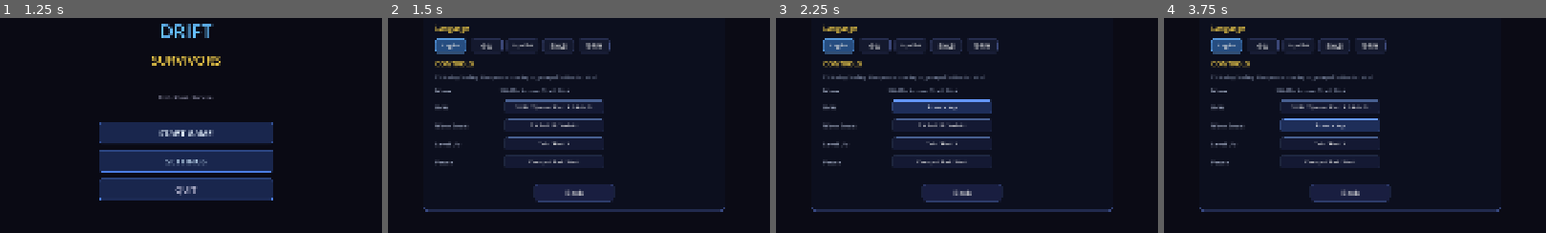
Above: before the commit, frames 1-4 (left to right).
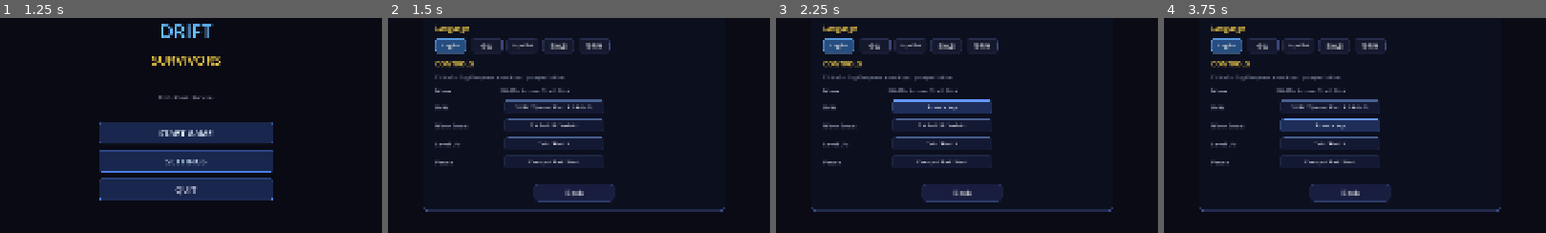
Above: after the commit, the same moments.

Repository: liuchangchangchang/drift-survivors
Game: Godot game, scene res://scenes/ui/epilepsy_warning.tscn
The game is run twice, just before and just after one commit, with the same random seed, the same clock (stepped at 60 frames per second) and the same inputs.
Inputs:
- Up to frame 1 (1.25 s): click "I Understand - Continue" at 0.5 s
- Up to frame 2 (1.5 s): click "SETTINGS" at 1.25 s
- Up to frame 3 (2.25 s): click "Shift / Space / Pad: A / Axis…" at 2 s
- Up to frame 4 (3.75 s): click "... Press a key ..." at 2.75 s; click "E / Pad: B / Axis4+" at 3.5 s
The pictures show only the part of the screen within x 26-76%, y 29-79%; the shares and areas given below are measured in that part.

Frame 1 is identical in both runs. In frame 2, 0.3% of the frame differs, in the area x 16-55%, y 26-30%; in frame 3, 0.3%; in frame 4, 0.3%.

Commit message:
fix: wave 2 brightness bug + complete localization coverage
1. Fix brightness on wave 2:
   - Root cause: GameManager.close_shop() called twice (from both
     shop_screen_ui._on_continue and game_arena._on_shop_closed)
   - This double-incremented wave counter and caused state issues
   - Fix: removed duplicate call from shop_screen_ui

2. Complete localization for all remaining screens:
   - HUD: HP/XP/MAT/N2O/DRIFT/SPD labels → translation keys
   - Car select: stat labels use tr() (HP/SPEED/ACCEL/NITRO/ARMOR/SLOTS)
   - Weapon select: stat labels use tr() (DMG/RATE/RANGE/PIERCE/KB)
   - Level-up screen: default title → LEVELUP_TITLE key
   - Shop screen: Reroll/Continue buttons → translation keys
   - Settings UI: all text uses tr() (Move/Drift/Nitro/Pause/hints)
   - Added 20 new translation keys to CSV (all 5 languages)

Co-Authored-By: Claude Opus 4.6 (1M context) <noreply@anthropic.com>

Diff:
--- a/data/translations.csv
+++ b/data/translations.csv
@@ -41,3 +41,22 @@
 WARNING_BODY,"A very small percentage of people may experience seizures when exposed to certain light patterns or flash …(1281 unchanged characters)…
 WARNING_CONTINUE,I Understand - Continue,我已了解 - 继续,Entendido - Continuar,了解しました - 続行,이해했습니다 - 계속
 WARNING_LABEL,WARNING,警告,ADVERTENCIA,警告,경고
+SETTINGS_REBIND_HINT,Click a binding then press a new key or gamepad button.,点击绑定然后按下新的键或手柄按钮。,Haz clic en un enlace y presiona una nueva tecla.,バインドをクリックして新しいキーを押してください。,바인딩을 클릭한 후 새 키를 누르세요.
+SETTINGS_MOVE,Move,移动,Mover,移動,이동
+SETTINGS_MOVE_KEYS,WASD / Arrows / Left Stick,WASD / 方向键 / 左摇杆,WASD / Flechas / Stick Izq.,WASD / 矢印 / 左スティック,WASD / 방향키 / 왼쪽 스틱
+SETTINGS_DRIFT,Drift,漂移,Derrape,ドリフト,드리프트
+SETTINGS_NITRO,Nitro Boost,氮气加速,Turbo Nitro,ナイトロ,니트로 부스트
+SETTINGS_LEVELUP,Level Up,升级,Subir nivel,レベルアップ,레벨 업
+SETTINGS_PAUSE,Pause,暂停,Pausa,ポーズ,일시정지
+SETTINGS_PRESS_KEY,... Press a key ...,... 按下一个键 ...,... Presiona una tecla ...,... キーを押してください ...,... 키를 누르세요 ...
+STATS_HP,HP: %d,生命: %d,Vida: %d,HP: %d,HP: %d
+STATS_SPEED,SPEED: %d,速度: %d,VEL: %d,速度: %d,속도: %d
+STATS_ACCEL,ACCEL: %d,加速: %d,ACEL: %d,加速: %d,가속: %d
+STATS_NITRO,NITRO: %d,氮气: %d,NITRO: %d,ナイトロ: %d,니트로: %d
+STATS_ARMOR,ARMOR: %d,护甲: %d,ARM: %d,装甲: %d,방어: %d
+STATS_SLOTS,SLOTS: %d,槽位: %d,RANURAS: %d,スロット: %d,슬롯: %d
+STATS_DMG,DMG: %d,伤害: %d,DAÑO: %d,DMG: %d,공격: %d
+STATS_FIRERATE,RATE: %.2f,射速: %.2f,CADENCIA: %.2f,連射: %.2f,연사: %.2f
+STATS_RANGE,RANGE: %d,射程: %d,ALCANCE: %d,射程: %d,사거리: %d
+STATS_PIERCING,PIERCE: %d,穿透: %d,PERFORACIÓN: %d,貫通: %d,관통: %d
+STATS_KNOCKBACK,KB: %.1f,击退: %.1f,RETROCESO: %.1f,ノックバック: %.1f,넉백: %.1f
--- a/scenes/game/hud.tscn
+++ b/scenes/game/hud.tscn
@@ -46,7 +46,7 @@
 layout_mode = 2
 theme_override_colors/font_color = Color(1, 0.3, 0.3, 1)
 theme_override_font_sizes/font_size = 18
-text = "HP"
+text = "HUD_HP"
 
 [node name="HPBar" type="ProgressBar" parent="TopBar/HBox"]
 layout_mode = 2
@@ -68,7 +68,7 @@
 layout_mode = 2
 theme_override_colors/font_color = Color(0.5, 0.9, 0.3, 1)
 theme_override_font_sizes/font_size = 18
-text = "XP"
+text = "HUD_XP"
 
 [node name="XPBar" type="ProgressBar" parent="TopBar/HBox"]
 layout_mode = 2
@@ -114,7 +114,7 @@
 layout_mode = 2
 theme_override_colors/font_color = Color(0.3, 0.9, 0.4, 1)
 theme_override_font_sizes/font_size = 18
-text = "MAT"
+text = "HUD_MAT"
 
 [node name="MaterialLabel" type="Label" parent="BottomBar/HBox"]
 layout_mode = 2
@@ -129,7 +129,7 @@
 layout_mode = 2
 theme_override_colors/font_color = Color(0.3, 0.7, 1, 1)
 theme_override_font_sizes/font_size = 18
-text = "N2O"
+text = "HUD_N2O"
 
 [node name="NitroBar" type="ProgressBar" parent="BottomBar/HBox"]
 layout_mode = 2
@@ -144,7 +144,7 @@
 layout_mode = 2
 theme_override_colors/font_color = Color(1, 0.7, 0.2, 1)
 theme_override_font_sizes/font_size = 18
-text = "DRIFT"
+text = "HUD_DRIFT"
 
 [node name="DriftChargeBar" type="ProgressBar" parent="BottomBar/HBox"]
 layout_mode = 2
@@ -159,7 +159,7 @@
 layout_mode = 2
 theme_override_colors/font_color = Color(0.9, 0.9, 0.5, 1)
 theme_override_font_sizes/font_size = 18
-text = "SPD"
+text = "HUD_SPD"
 
 [node name="SpeedBar" type="ProgressBar" parent="BottomBar/HBox"]
 layout_mode = 2
--- a/scenes/ui/level_up_screen.tscn
+++ b/scenes/ui/level_up_screen.tscn
@@ -37,7 +37,7 @@
 
 [node name="LevelLabel" type="Label" parent="Panel/VBoxContainer"]
 layout_mode = 2
-text = "Level Up!"
+text = "LEVELUP_TITLE"
 horizontal_alignment = 1
 
 [node name="ChoiceContainer" type="HBoxContainer" parent="Panel/VBoxContainer"]
--- a/scenes/ui/shop_screen.tscn
+++ b/scenes/ui/shop_screen.tscn
@@ -114,7 +114,7 @@
 theme_override_font_sizes/font_size = 18
 theme_override_styles/normal = SubResource("btn_normal")
 theme_override_styles/hover = SubResource("btn_hover")
-text = "Reroll (5)"
+text = "SHOP_REROLL"
 
 [node name="ContinueButton" type="Button" parent="Panel/VBoxContainer/BottomBar"]
 layout_mode = 2
@@ -123,4 +123,4 @@
 theme_override_font_sizes/font_size = 18
 theme_override_styles/normal = SubResource("continue_style")
 theme_override_styles/hover = SubResource("btn_hover")
-text = "Continue"
+text = "SHOP_CONTINUE"
--- a/src/ui/car_select_ui.gd
+++ b/src/ui/car_select_ui.gd
@@ -199,14 +199,14 @@
 	var car_data := DataLoader.get_car_data(car_id)
 	_info_label.text = car_data.get("name", car_id)
 	var stats: Dictionary = car_data.get("base_stats", {})
-	_stats_label.text = "HP: %d  |  SPEED: %d  |  ACCEL: %d  |  NITRO: %d  |  ARMOR: %d  |  SLOTS: %d" % [
-		int(stats.get("max_hp", 0)),
-		int(stats.get("max_speed", 0)),
-		int(stats.get("base_accel", 0)),
-		int(stats.get("nitro_max", 0)),
-		int(stats.get("armor", 0)),
-		int(stats.get("weapon_slots", 4)),
-	]
+	var parts: Array[String] = []
+	parts.append(tr("STATS_HP") % int(stats.get("max_hp", 0)))
+	parts.append(tr("STATS_SPEED") % int(stats.get("max_speed", 0)))
+	parts.append(tr("STATS_ACCEL") % int(stats.get("base_accel", 0)))
+	parts.append(tr("STATS_NITRO") % int(stats.get("nitro_max", 0)))
+	parts.append(tr("STATS_ARMOR") % int(stats.get("armor", 0)))
+	parts.append(tr("STATS_SLOTS") % int(stats.get("weapon_slots", 4)))
+	_stats_label.text = "  |  ".join(parts)
 	# Highlight selected card
 	for i in _card_buttons.size():
 		var btn := _card_buttons[i]
--- a/src/ui/settings_ui.gd
+++ b/src/ui/settings_ui.gd
@@ -9,10 +9,10 @@
 var _rebind_buttons: Dictionary = {}  # action_name → Button
 
 const REBINDABLE_ACTIONS := [
-	["drift", "Drift"],
-	["nitro_boost", "Nitro Boost"],
-	["level_up_open", "Level Up"],
-	["pause", "Pause"],
+	["drift", "SETTINGS_DRIFT"],
+	["nitro_boost", "SETTINGS_NITRO"],
+	["level_up_open", "SETTINGS_LEVELUP"],
+	["pause", "SETTINGS_PAUSE"],
 ]
 
 func _ready() -> void:
@@ -132,7 +132,7 @@
 	vbox.add_child(ctrl_title)
 
 	var hint := Label.new()
-	hint.text = "Click a key binding, then press a new key or gamepad button to rebind."
+	hint.text = tr("SETTINGS_REBIND_HINT")
 	hint.autowrap_mode = TextServer.AUTOWRAP_WORD
 	hint.add_theme_font_size_override("font_size", 12)
 	hint.add_theme_color_override("font_color", Color(0.5, 0.55, 0.65))
@@ -141,13 +141,13 @@
 	# Movement (not rebindable, just info)
 	var move_row := HBoxContainer.new()
 	var move_lbl := Label.new()
-	move_lbl.text = "Move"
+	move_lbl.text = tr("SETTINGS_MOVE")
 	move_lbl.custom_minimum_size = Vector2(160, 0)
 	move_lbl.add_theme_font_size_override("font_size", 15)
 	move_lbl.add_theme_color_override("font_color", Color(0.8, 0.85, 0.95))
 	move_row.add_child(move_lbl)
 	var move_val := Label.new()
-	move_val.text = "WASD / Arrows / Left Stick"
+	move_val.text = tr("SETTINGS_MOVE_KEYS")
 	move_val.add_theme_font_size_override("font_size", 14)
 	move_val.add_theme_color_override("font_color", Color(0.55, 0.6, 0.7))
 	move_row.add_child(move_val)
@@ -175,7 +175,7 @@
 		var row := HBoxContainer.new()
 		row.add_theme_constant_override("separation", 15)
 		var lbl := Label.new()
-		lbl.text = display_name
+		lbl.text = tr(display_name)
 		lbl.custom_minimum_size = Vector2(160, 0)
 		lbl.add_theme_font_size_override("font_size", 15)
 		lbl.add_theme_color_override("font_color", Color(0.8, 0.85, 0.95))
@@ -226,7 +226,7 @@
 		_rebind_btn.text = _get_action_key_text(_waiting_for_key)
 	_waiting_for_key = action_name
 	_rebind_btn = btn
-	btn.text = "... Press a key ..."
+	btn.text = tr("SETTINGS_PRESS_KEY")
 
 func _get_action_key_text(action: String) -> String:
 	if not InputMap.has_action(action):
--- a/src/ui/shop_screen_ui.gd
+++ b/src/ui/shop_screen_ui.gd
@@ -165,7 +165,6 @@
 func _on_continue() -> void:
 	visible = false
 	shop_closed.emit()
-	GameManager.close_shop()
 
 func _get_rarity_color(rarity: String) -> Color:
 	match rarity:
--- a/src/ui/weapon_select_ui.gd
+++ b/src/ui/weapon_select_ui.gd
@@ -198,13 +198,13 @@
 	_info_label.text = weapon_data.get("name", weapon_id)
 	var tiers: Array = weapon_data.get("tiers", [])
 	var t1: Dictionary = tiers[0] if tiers.size() > 0 else {}
-	_stats_label.text = "DMG: %d  |  FIRE RATE: %.2f  |  RANGE: %d  |  PIERCING: %d  |  KNOCKBACK: %.1f" % [
-		int(t1.get("damage", 0)),
-		t1.get("fire_rate", 0),
-		int(t1.get("range", 0)),
-		int(t1.get("piercing", 0)),
-		t1.get("knockback", 0),
-	]
+	var parts: Array[String] = []
+	parts.append(tr("STATS_DMG") % int(t1.get("damage", 0)))
+	parts.append(tr("STATS_FIRERATE") % t1.get("fire_rate", 0))
+	parts.append(tr("STATS_RANGE") % int(t1.get("range", 0)))
+	parts.append(tr("STATS_PIERCING") % int(t1.get("piercing", 0)))
+	parts.append(tr("STATS_KNOCKBACK") % t1.get("knockback", 0))
+	_stats_label.text = "  |  ".join(parts)
 	# Highlight selected card
 	for i in _card_buttons.size():
 		var btn := _card_buttons[i]
